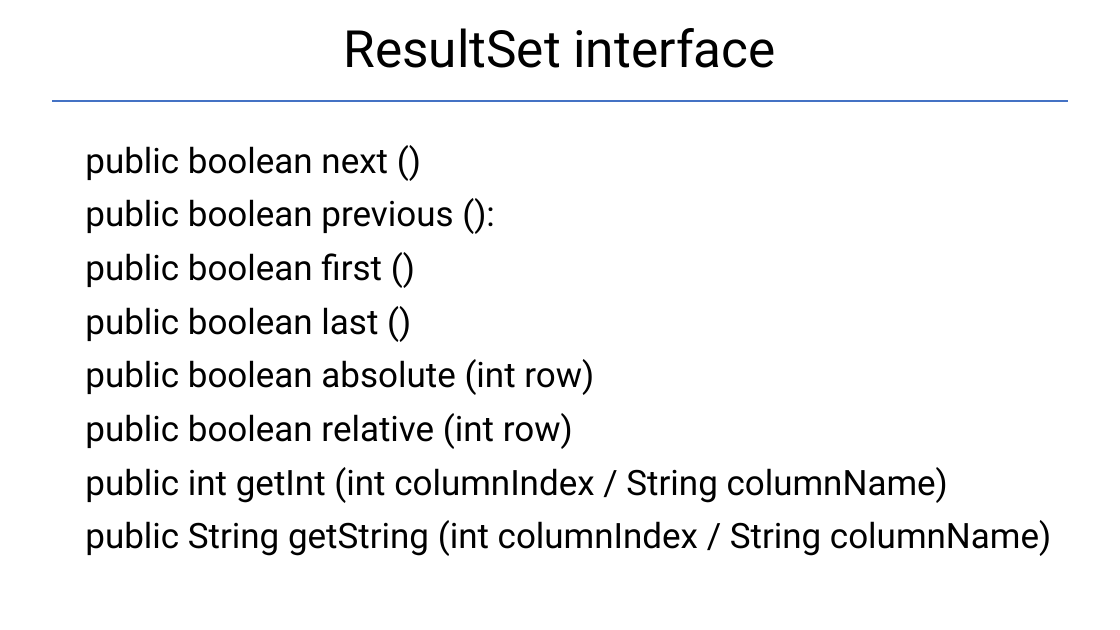
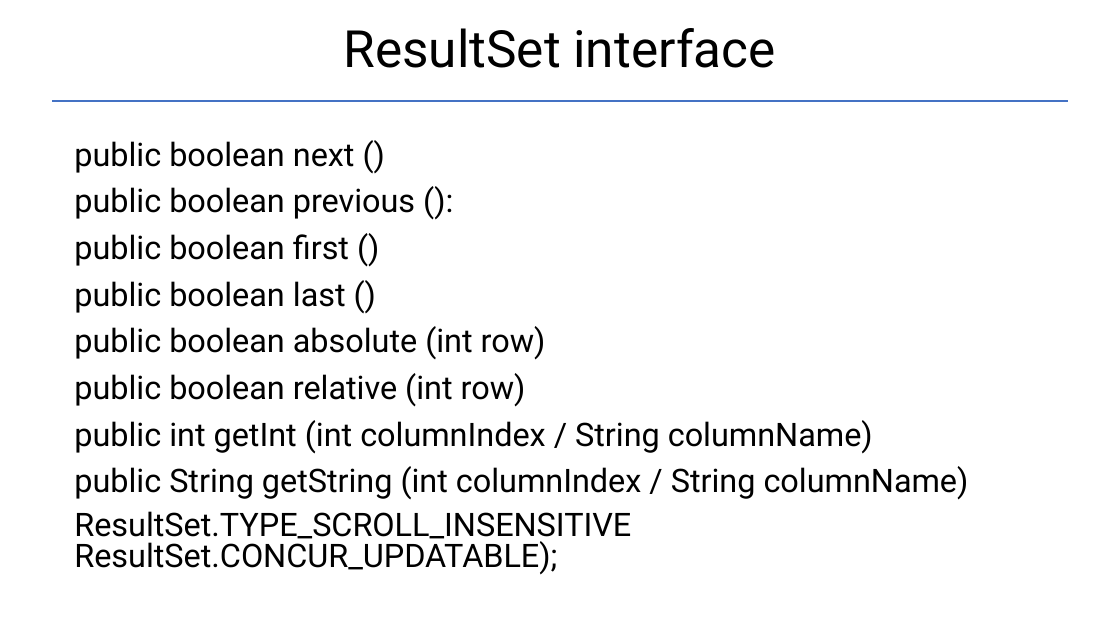
Before and after one commit to Garnik94/Levelup_presentations, a slide deck: slide 9 of JDBC/JDBC_Presentation.pptx. Drawn at 1120x630 pixels with LibreOffice and Linux fonts; fonts in the diff are those of the drawing. Boxes give left, top, right and bottom in pixels: in the first picture for what was removed or moved away, otherwise in the second. Text is boxed around its words. In the diff, an @@ line names an element or a change of style, - is before the commit and + after.

```diff
--- a/JDBC/JDBC_Presentation.pptx
+++ b/JDBC/JDBC_Presentation.pptx
@@ text "public boolean next ()" moved from (x1=85, y1=146, x2=1051, y2=556) to (x1=74, y1=141, x2=969, y2=575) @@
@@ text at (x1=74, y1=141, x2=969, y2=500): size 30 to 27.8 pt in "public boolean next ()", "public boolean previous ():", "public boolean first ()", "public boolean last ()" and 4 more places; line spacing 1 to 0.9 @@
@@ text at (x1=74, y1=511, x2=631, y2=575): paragraph added @@
+ResultSet.TYPE_SCROLL_INSENSITIVE ResultSet.CONCUR_UPDATABLE);
```
Also in this commit, not shown: 3 other files.
